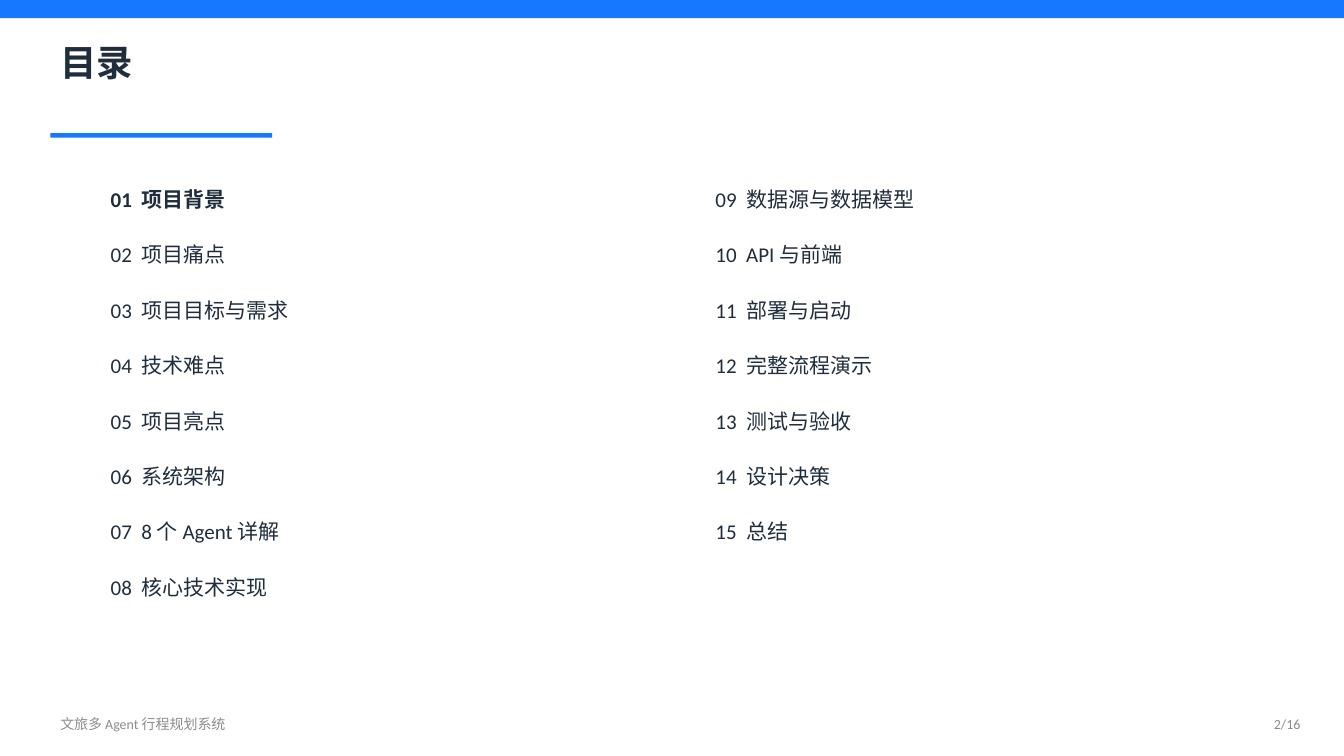
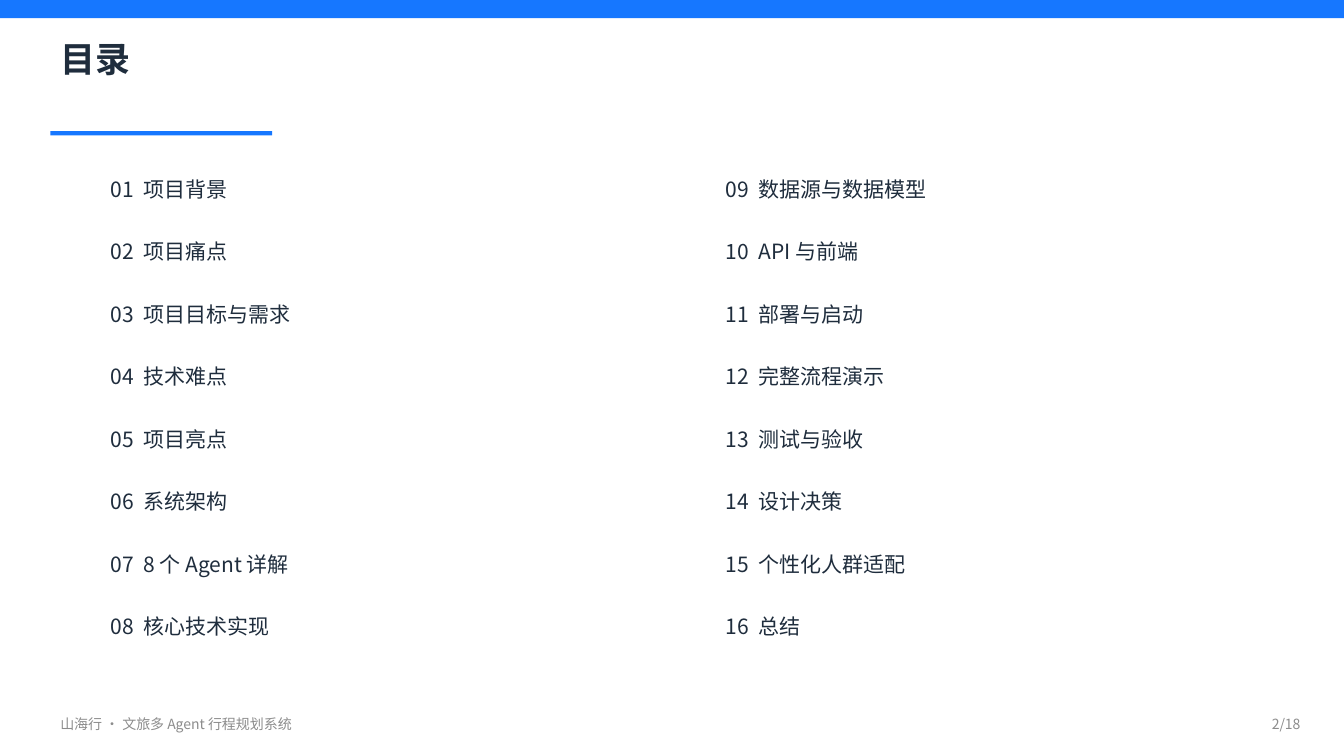
Before and after one commit to 1111776/wenlv, a slide deck: slide 2 of docs/项目讲解.pptx. Drawn at 1344x756 pixels with LibreOffice and Linux fonts; fonts in the diff are those of the drawing. Boxes give left, top, right and bottom in pixels: in the first picture for what was removed or moved away, otherwise in the second. Text is boxed around its words. In the diff, an @@ line names an element or a change of style, - is before the commit and + after.

Commit message:
docs: 项目讲解 PPT 完整版（v3，18 页，含人群个性化适配）
- 封面/目录/背景/痛点/目标/难点/亮点/架构/8Agent/核心技术/数据模型/API前端/部署/流程/测试/设计决策/人群适配/总结
- 补充老人年龄分档门票、成人关系、儿童/老人景点过滤、兴趣推荐、餐饮三餐规范等新增功能
- 微软雅黑字体 + 两列排版防溢出

```diff
--- a/docs/项目讲解.pptx
+++ b/docs/项目讲解.pptx
@@ text "目录" at (60, 44, 130, 76): size 26 to 25 pt, font Calibri to Noto Sans CJK SC @@
@@ text "01 项目背景": place and size @@
-text "01 项目背景" at (111, 189, 225, 209)
+text "01 项目背景" at (111, 179, 227, 199)
@@ text "01 项目背景" at (111, 179, 227, 199): font Calibri to Noto Sans CJK SC, bold off @@
@@ text "09 数据源与数据模型": place and size @@
-text "09 数据源与数据模型" at (715, 189, 914, 209)
+text "09 数据源与数据模型" at (726, 179, 926, 199)
@@ text "10 API 与前端": place and size @@
-text "10 API 与前端" at (715, 244, 842, 264)
+text "10 API 与前端" at (726, 241, 858, 261)
@@ text "11 部署与启动": place and size @@
-text "11 部署与启动" at (715, 300, 851, 320)
+text "11 部署与启动" at (726, 304, 863, 324)
@@ text "04 技术难点": place and size @@
-text "04 技术难点" at (111, 355, 225, 375)
+text "04 技术难点" at (111, 366, 227, 386)
@@ text "12 完整流程演示": place and size @@
-text "12 完整流程演示" at (715, 355, 872, 375)
+text "12 完整流程演示" at (726, 366, 884, 386)
@@ text "05 项目亮点": place and size @@
-text "05 项目亮点" at (111, 411, 225, 431)
+text "05 项目亮点" at (111, 429, 227, 449)
@@ text "13 测试与验收": place and size @@
-text "13 测试与验收" at (715, 411, 851, 431)
+text "13 测试与验收" at (726, 429, 863, 449)
@@ text "06 系统架构": place and size @@
-text "06 系统架构" at (111, 466, 225, 486)
+text "06 系统架构" at (111, 491, 227, 511)
@@ text "14 设计决策": place and size @@
-text "14 设计决策" at (715, 466, 830, 486)
+text "14 设计决策" at (726, 491, 842, 511)
@@ text "07 8 个 Agent 详解": place and size @@
-text "07 8 个 Agent 详解" at (111, 521, 279, 543)
+text "07 8 个 Agent 详解" at (111, 554, 289, 577)
@@ text at (726, 554, 905, 574): text changed; font Calibri to Noto Sans CJK SC @@
-15 总结
+15 个性化人群适配
@@ font Calibri to Noto Sans CJK SC in 13 elements at (111, 241, 227, 261), (111, 304, 290, 324), (726, 241, 858, 261), (726, 304, 863, 324), (111, 366, 227, 386), (726, 179, 926, 199), (726, 366, 884, 386), (111, 429, 227, 449), (726, 429, 863, 449), (111, 491, 227, 511), (726, 491, 842, 511), (111, 554, 289, 577), (111, 616, 269, 636) @@
@@ text "08 核心技术实现": place and size @@
-text "08 核心技术实现" at (111, 577, 267, 597)
+text "08 核心技术实现" at (111, 616, 269, 636)
@@ text added at (726, 616, 800, 636), 15 pt, text #1F2D3D @@
+16 总结
@@ text at (60, 717, 292, 733): text changed; font Calibri to Noto Sans CJK SC @@
-文旅多 Agent 行程规划系统
+山海行 · 文旅多 Agent 行程规划系统
@@ text at (1272, 718, 1301, 731): text changed; font Calibri to Noto Sans CJK SC @@
-2/16
+2/18
```
Also in this commit, not shown: 16 other slides changed, 1 slide added, 1 other file.
